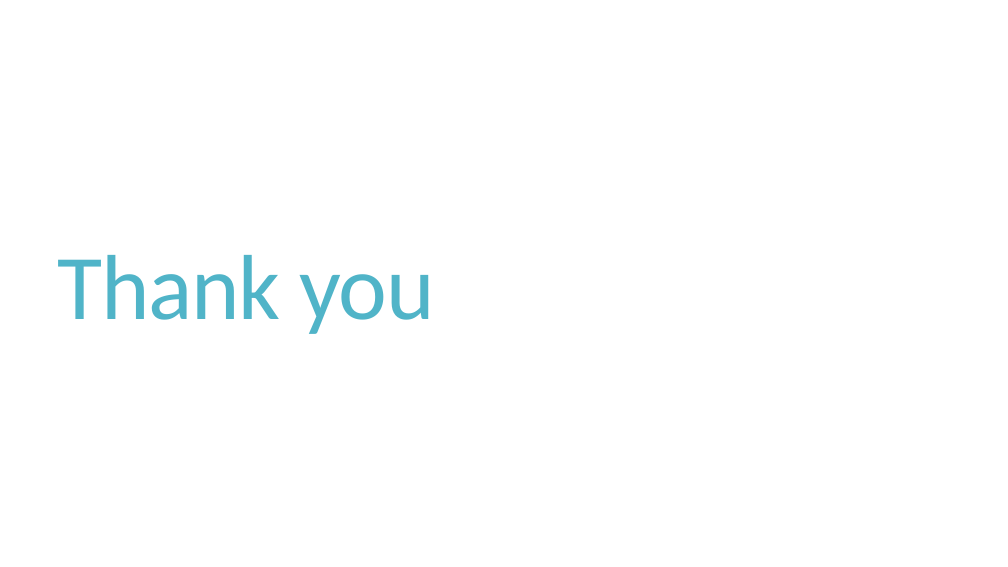
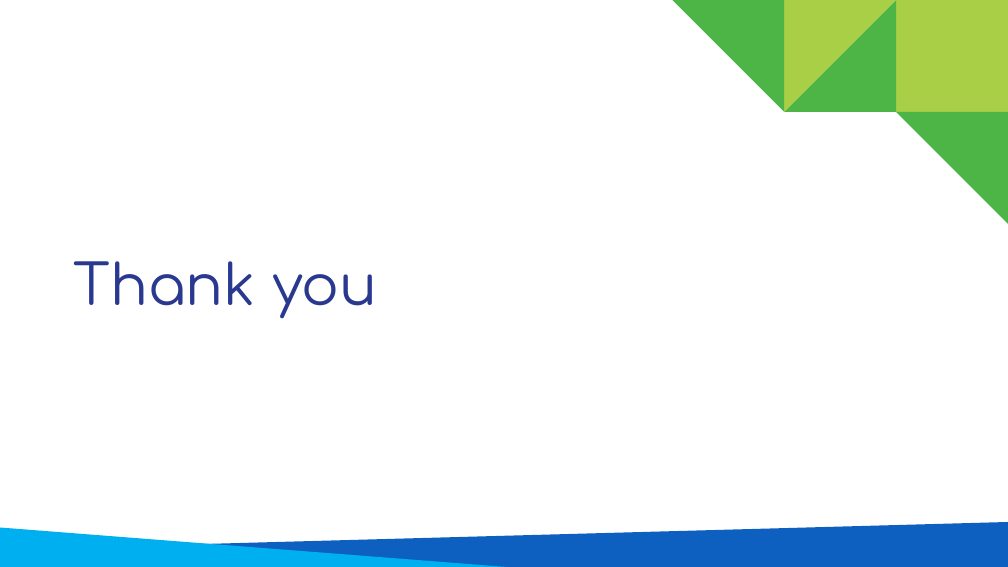
Before and after one commit to dashappgeo/geowebapp, a slide deck: slide 10 of L06_IntroductionToWebMappingWIthLeaflet.pptx. Drawn at 1008x567 pixels with LibreOffice and Linux fonts; fonts in the diff are those of the drawing. Boxes give left, top, right and bottom in pixels: in the first picture for what was removed or moved away, otherwise in the second. Text is boxed around its words. In the diff, an @@ line names an element or a change of style, - is before the commit and + after.

```diff
--- a/L06_IntroductionToWebMappingWIthLeaflet.pptx
+++ b/L06_IntroductionToWebMappingWIthLeaflet.pptx
@@ group added at <box>672,0,1008,224</box>: 4 right triangles, 1 rectangle @@
@@ title "Thank you": place and size @@
-title "Thank you" at <box>57,255,434,334</box>
+title "Thank you" at <box>73,261,377,319</box>
@@ title "Thank you" at <box>73,261,377,319</box>: size 88 to 53.3 pt, font Calibri to Comfortaa, text colour #50B4C8 to #2A3990, letter spacing -1.2 to 0 pt; line spacing 0.8 to 1; vertical alignment bottom to middle @@
@@ freeform shape added at <box>0,528,524,567</box>, fill #00AFEF @@
@@ freeform shape added at <box>2,522,1008,567</box>, fill #0E60C0 @@
```
Also in this commit, not shown: 9 other slides changed.
